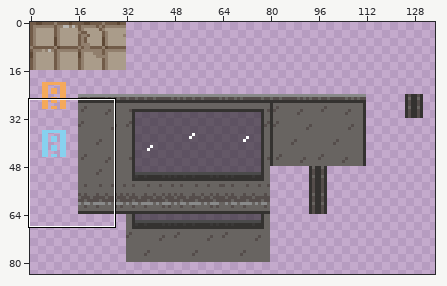
File history of a pixel-art file, assets/tileset.ase. Above: a wide view before the commit, with the close-up outlined.
Close-up. As it was:
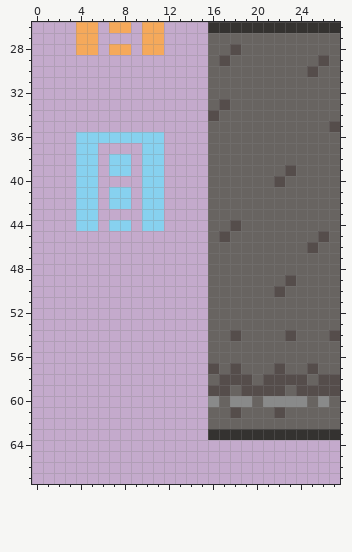
256x256 pixels, 1 frame. Colours within 5 levels of each other are drawn and written as one. Shown: x 0..27, y 26..67. The wide view leaves out empty margins.
The result:
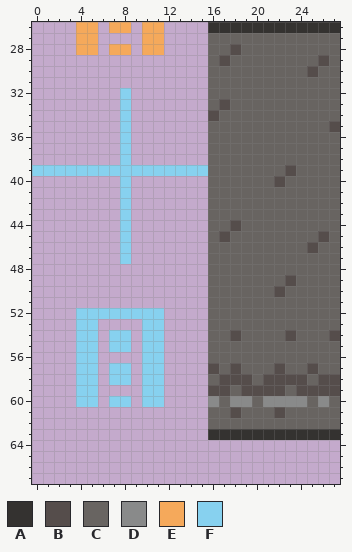
Palette (. is transparent): A #343230  B #554d4b  C #686461  D #898a8a  E #f5a95b  F #87d1ef
What changed:
{"where": "layer \"Layer 1\""}
{"y":32,"x":8,"old":".","new":"F"}
{"y":33,"x":8,"old":".","new":"F"}
{"y":34,"x":8,"old":".","new":"F"}
{"y":35,"x":8,"old":".","new":"F"}
{"y":36,"x":4,"old":"FFFF","new":"...."}
{"y":36,"x":9,"old":"FFF","new":"..."}
{"y":37,"x":4,"old":"FF","new":".."}
{"y":37,"x":8,"old":".","new":"F"}
{"y":37,"x":10,"old":"FF","new":".."}
{"y":38,"x":4,"old":"FF","new":".."}
{"y":38,"x":7,"old":"F","new":"."}
{"y":38,"x":10,"old":"FF","new":".."}
{"y":39,"x":0,"old":"....","new":"FFFF"}
{"y":39,"x":6,"old":".","new":"F"}
{"y":39,"x":9,"old":".","new":"F"}
{"y":39,"x":12,"old":"....","new":"FFFF"}
{"y":40,"x":4,"old":"FF","new":".."}
{"y":40,"x":8,"old":".","new":"F"}
{"y":40,"x":10,"old":"FF","new":".."}
{"y":41,"x":4,"old":"FF","new":".."}
{"y":41,"x":7,"old":"F","new":"."}
{"y":41,"x":10,"old":"FF","new":".."}
{"y":42,"x":4,"old":"FF","new":".."}
{"y":42,"x":7,"old":"F","new":"."}
{"y":42,"x":10,"old":"FF","new":".."}
{"y":43,"x":4,"old":"FF","new":".."}
{"y":43,"x":8,"old":".","new":"F"}
{"y":43,"x":10,"old":"FF","new":".."}
{"y":44,"x":4,"old":"FF","new":".."}
{"y":44,"x":7,"old":"F","new":"."}
{"y":44,"x":10,"old":"FF","new":".."}
{"y":45,"x":8,"old":".","new":"F"}
{"y":46,"x":8,"old":".","new":"F"}
{"y":47,"x":8,"old":".","new":"F"}
{"y":52,"x":4,"old":"........","new":"FFFFFFFF"}
{"y":53,"x":4,"old":"..","new":"FF"}
{"y":53,"x":10,"old":"..","new":"FF"}
{"y":54,"x":4,"old":"..","new":"FF"}
{"y":54,"x":7,"old":"..","new":"FF"}
{"y":54,"x":10,"old":"..","new":"FF"}
{"y":55,"x":4,"old":"..","new":"FF"}
{"y":55,"x":7,"old":"..","new":"FF"}
{"y":55,"x":10,"old":"..","new":"FF"}
{"y":56,"x":4,"old":"..","new":"FF"}
{"y":56,"x":10,"old":"..","new":"FF"}
{"y":57,"x":4,"old":"..","new":"FF"}
{"y":57,"x":7,"old":"..","new":"FF"}
{"y":57,"x":10,"old":"..","new":"FF"}
{"y":58,"x":4,"old":"..","new":"FF"}
{"y":58,"x":7,"old":"..","new":"FF"}
{"y":58,"x":10,"old":"..","new":"FF"}
{"y":59,"x":4,"old":"..","new":"FF"}
{"y":59,"x":10,"old":"..","new":"FF"}
{"y":60,"x":4,"old":"..","new":"FF"}
{"y":60,"x":7,"old":"..","new":"FF"}
{"y":60,"x":10,"old":"..","new":"FF"}
